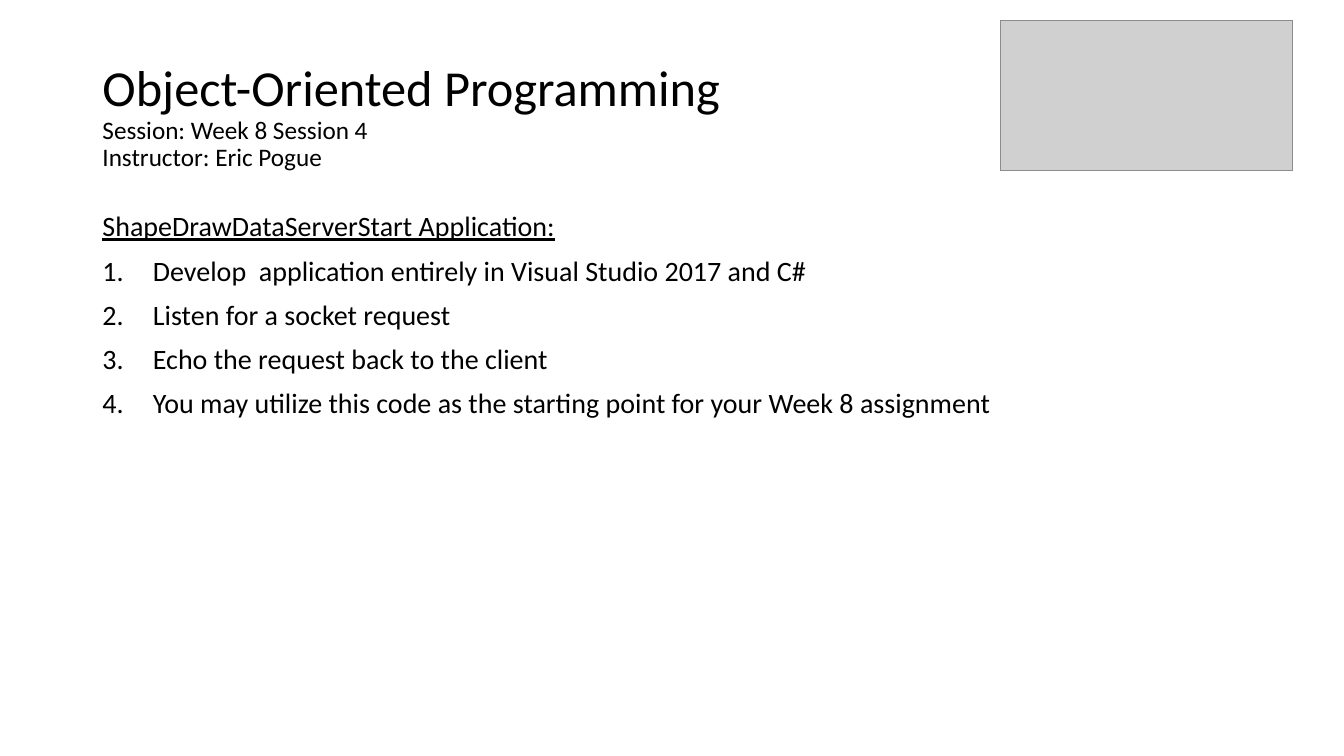
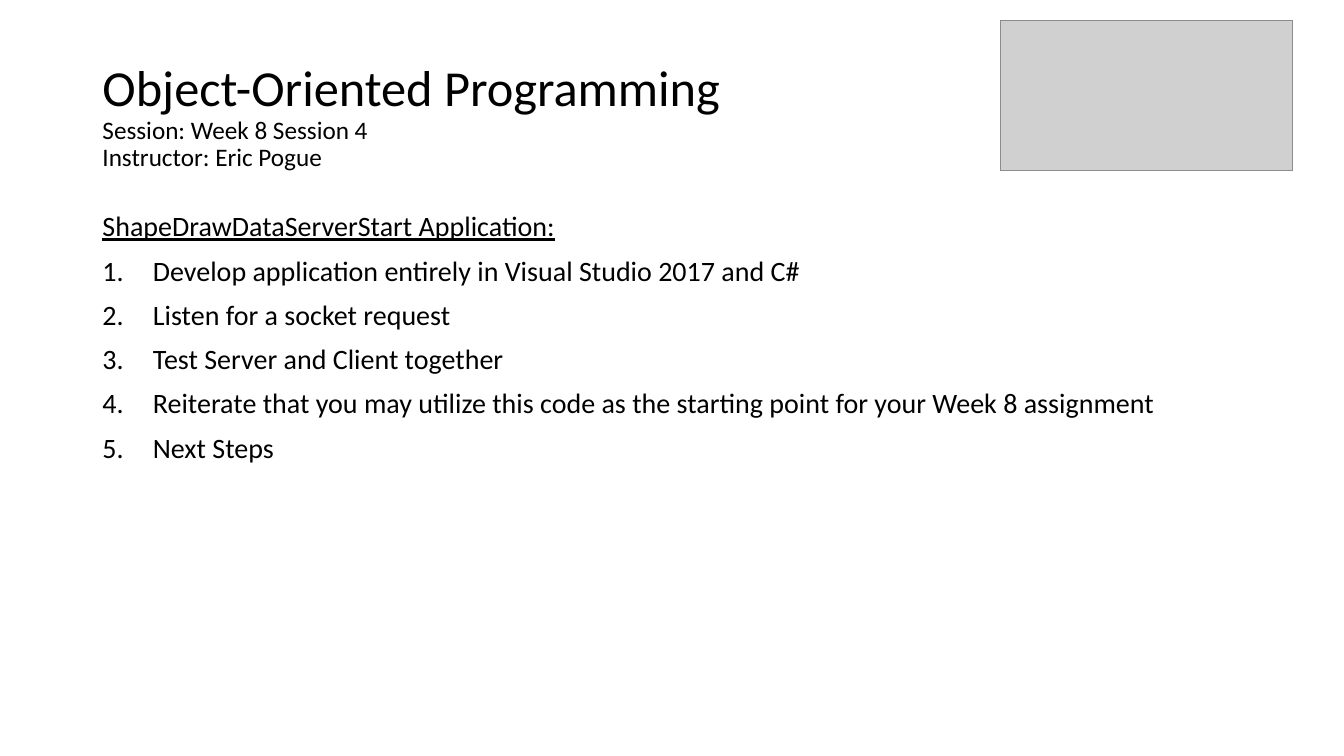
Before and after one commit to EricJPogue/www-epogue-info, a slide deck: slide 45 of CPSC-24500/Week08/2017SpringW08Slides.pptx (slide 42 before the commit). Drawn at 1344x756 pixels with LibreOffice and Linux fonts; fonts in the diff are those of the drawing; grey boxes stand for pictures. Boxes give left, top, right and bottom in pixels: in the first picture for what was removed or moved away, otherwise in the second. Text is boxed around its words. In the diff, an @@ line names an element or a change of style, - is before the commit and + after.

Commit message:
Add session 4 html reference file and update slides.

```diff
--- a/CPSC-24500/Week08/2017SpringW08Slides.pptx
+++ b/CPSC-24500/Week08/2017SpringW08Slides.pptx
@@ text at (153, 349, 1154, 463): text changed @@
-3. Echo the request back to the client
-4. You may utilize this code as the starting point for your Week 8 assignment
+3. Test Server and Client together
+4. Reiterate that you may utilize this code as the starting point for your Week 8 assignment
+5. Next Steps
```
Also in this commit, not shown: 3 slides added, 2 other files.
